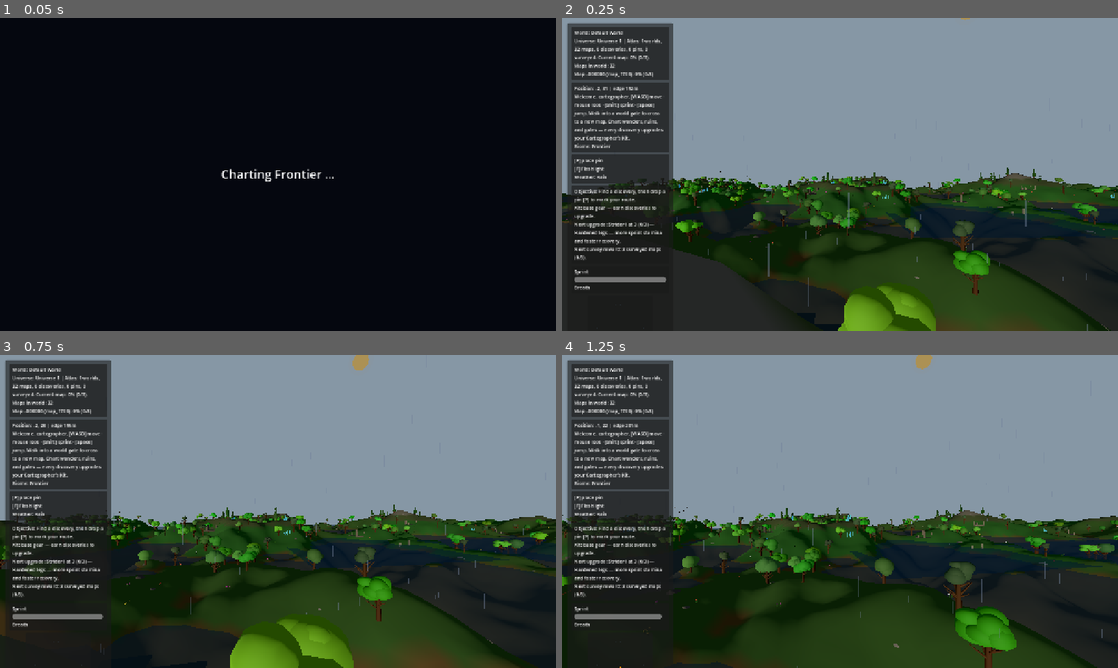
Above: before the commit, frames 1-4 (two rows, left to right).
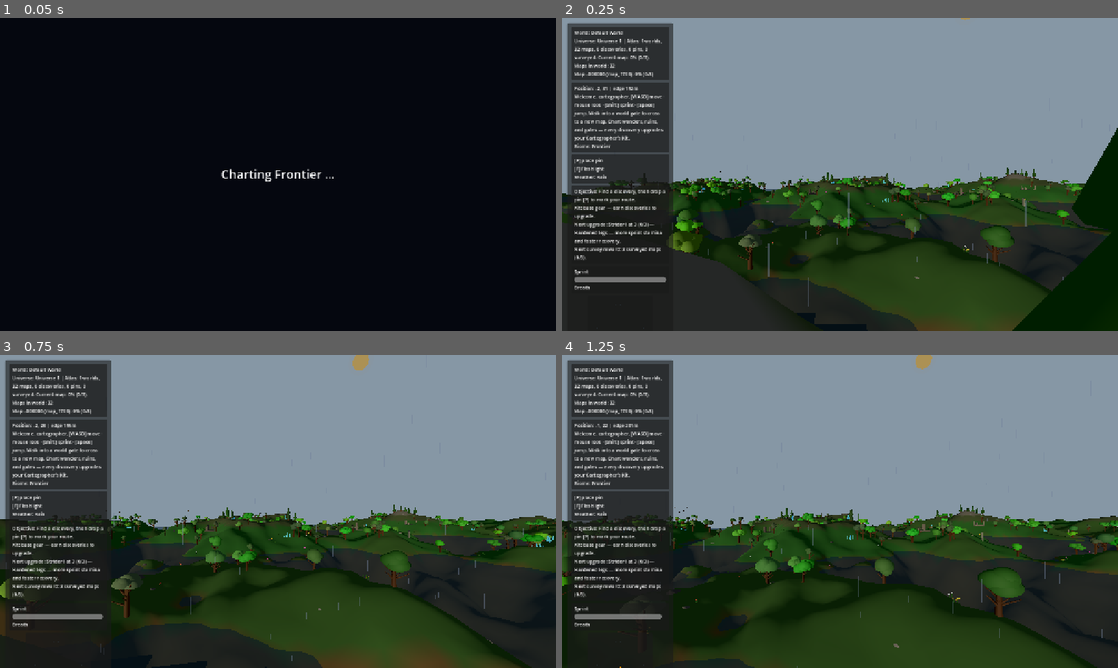
Above: after the commit, the same moments.

Repository: emkey1/Gatewalk
Game: Godot game, scene res://scenes/main.tscn
The game is run twice, just before and just after one commit, with the same random seed, the same clock (stepped at 60 frames per second) and the same inputs.
Inputs (mouse positions are in pixels of both pictures, inside the frame that each line leads up to):
- Up to frame 1 (0.05 s): no input
- Up to frame 2 (0.25 s): no input
- Up to frame 3 (0.75 s): tap Enter at 0.5 s; move the mouse to (305, 511) at 0.52 s; hold W (move_forward) from 0.53 s (still down); hold Shift (sprint) from 0.53 s (still down)
- Up to frame 4 (1.25 s): keep holding W (move_forward); keep holding Shift (sprint); tap Space (jump) at 0.77, 1.07 s

Frame 1 is identical in both runs. In frame 2, 11% of the frame differs, in the area x 0-100%, y 35-100%; in frame 3, 7.8%; in frame 4, 7.0%.

Commit message:
Lakes: contained elevated pools, no walk-on-water shelf
Water rework for NORMAL maps:
- Shore steepening: terrain at or just below a waterline is pushed clearly
  under it, so you wade in and sink instead of standing on a shelf at the
  surface (the "walking on water like glass" bug). The player only collides
  with terrain (layer 1), never the water plane (layer 4), so the terrain
  itself has to dip below the surface at the shoreline.
- Lakes are placed on above-sea ground as carved basins at their own
  elevated levels, spaced clear of each other and the river so no
  neighbour's bowl or the river channel breaches a rim and drains the pool.
- A gentle ~14deg lip guarantees containment regardless of the natural
  ground -- a soft rise you walk over, not the old steep wall.
- Lake plane trimmed 2.3r -> 2.0r to sit within the contained basin.

Verified headless: every seed yields ~3 lakes, 32/32 contained, shelf=0,
determinism + integration green.

Co-Authored-By: Claude Opus 4.8 <noreply@anthropic.com>

Diff:
--- a/scripts/core/MapContext.gd
+++ b/scripts/core/MapContext.gd
@@ -49,40 +49,56 @@
 	return broad + hills + details
 
 
-# Scattered lakes, each on high ground so its surface sits ABOVE the sea — distinct
-# bodies at their own levels, not one global sheet. Each is a carved bowl with a raised
-# lip that contains it, plus a stored surface level for the local water plane.
+# Lakes placed in genuine basins — a hollow whose rim rises above the pool on every side
+# — so each is a contained body at its own level above the sea. No artificial lip to run
+# into; the natural rim holds the water and the shore steepening (below) stops it being a
+# shelf you can stand on.
 func _setup_lakes() -> void:
 	_lakes = []
 	if map_type != WorldGraph.MAP_NORMAL:
 		return
 	var lr := StableRng.new(StableRng.mix_string(world_seed, "lakes", 0))
-	var n: int = lr.randi_range(2, 4)
+	var target: int = lr.randi_range(2, 4)
 	var half: float = world_half_size() * 0.72
-	for k in range(n):
-		# Pick the most elevated of several candidates so the lake reads as a high tarn.
-		var bx: float = 0.0
-		var bz: float = 0.0
-		var bh: float = -1.0e9
-		for c in range(6):
-			var cxx: float = lr.randf_range(-half, half)
-			var czz: float = lr.randf_range(-half, half)
-			var hh: float = _base_land_height(cxx, czz)
-			if hh > bh:
-				bh = hh
-				bx = cxx
-				bz = czz
+	var tries: int = 0
+	while _lakes.size() < target and tries < 60:
+		tries += 1
+		var cxx: float = lr.randf_range(-half, half)
+		var czz: float = lr.randf_range(-half, half)
+		var rad: float = lr.randf_range(14.0, 22.0)
+		# Keep clear of the river — its carve drops part of the rim and the pool drains in.
+		if river_distance(cxx, czz) < rad + 18.0:
+			continue
+		# Keep lakes apart — an overlapping neighbour's bowl eats into this rim and the pool
+		# spills where the rim test (which samples bare land) can't see it.
+		var clear := true
+		for ex in _lakes:
+			if Vector2(cxx - float(ex["x"]), czz - float(ex["z"])).length() < rad + float(ex["r"]) + 14.0:
+				clear = false
+				break
+		if not clear:
+			continue
+		var rim_min: float = 1.0e9
+		var rim_max: float = -1.0e9
+		for a in range(16):
+			var ang: float = TAU * float(a) / 16.0
+			var rh: float = _base_land_height(cxx + cos(ang) * rad, czz + sin(ang) * rad)
+			rim_min = minf(rim_min, rh)
+			rim_max = maxf(rim_max, rh)
+		# An above-sea spot that isn't a steep hillside: the carve digs the basin and the
+		# natural rim (its lowest point, less a margin) sets a contained fill level.
+		if rim_min < -0.5 or rim_max - rim_min > 12.0:
+			continue
 		_lakes.append({
-			"x": bx, "z": bz,
-			"r": lr.randf_range(20.0, 34.0),
-			"depth": lr.randf_range(9.0, 14.0),
-			"rim": lr.randf_range(1.5, 2.5),
-			"level": bh - lr.randf_range(1.0, 2.0),   # surface just below the local ground
+			"x": cxx, "z": czz, "r": rad,
+			"depth": lr.randf_range(5.0, 9.0),
+			"level": rim_min - 1.5,
 		})
 
 
-# Net land offset from every lake at a point: a bowl (lowers the centre) plus a raised
-# lip around the rim so the pool is contained and clips cleanly.
+# Bowl depth from every lake at a point (0 outside), plus a GENTLE raised lip at the rim
+# (~14 deg slope) that guarantees the pool stays contained whatever the natural ground
+# does — a soft rise you walk over, not the steep wall from before.
 func _lake_carve(wx: float, wz: float) -> float:
 	var c: float = 0.0
 	for lake in _lakes:
@@ -90,8 +106,8 @@
 		var d: float = Vector2(wx - float(lake["x"]), wz - float(lake["z"])).length()
 		if d < r:
 			c += smoothstep(0.0, 1.0, 1.0 - d / r) * float(lake["depth"])
-		var lip: float = 1.0 - clampf(absf(d - r) / (r * 0.22), 0.0, 1.0)
-		c -= lip * float(lake["rim"])
+		var lip: float = 1.0 - clampf(absf(d - r) / (r * 0.4), 0.0, 1.0)
+		c -= lip * 1.8
 	return c
 
 
@@ -241,6 +257,12 @@
 	if river_dist < 6.0:
 		height = min(height, water_level - 0.45 + abs(river_dist) * 0.05)
 
+	# Steepen the shore: anything near or below the local water line drops to clearly
+	# submerged, so you wade in and sink rather than walk a flat shelf at the surface.
+	var lw: float = water_level_at(wx, wz)
+	if height < lw + 0.2:
+		height = lw - 0.5 - maxf(0.0, lw - height) * 1.8
+
 	return height
 
 
--- a/scripts/core/MapGenerator.gd
+++ b/scripts/core/MapGenerator.gd
@@ -869,7 +869,7 @@
 		water.name = "LakeWater%d" % idx
 		idx += 1
 		var mesh := PlaneMesh.new()
-		mesh.size = Vector2(r * 2.3, r * 2.3)
+		mesh.size = Vector2(r * 2.0, r * 2.0)
 		mesh.subdivide_width = 16
 		mesh.subdivide_depth = 16
 		water.mesh = mesh
